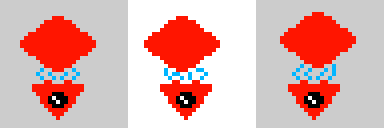
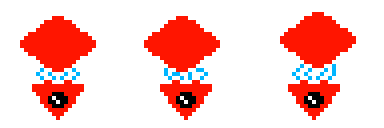
Revision of a layered 384 x 128 image; what changed, layer by layer:
hid "Arrière-plan" over left=0, top=0, right=384, bottom=128
